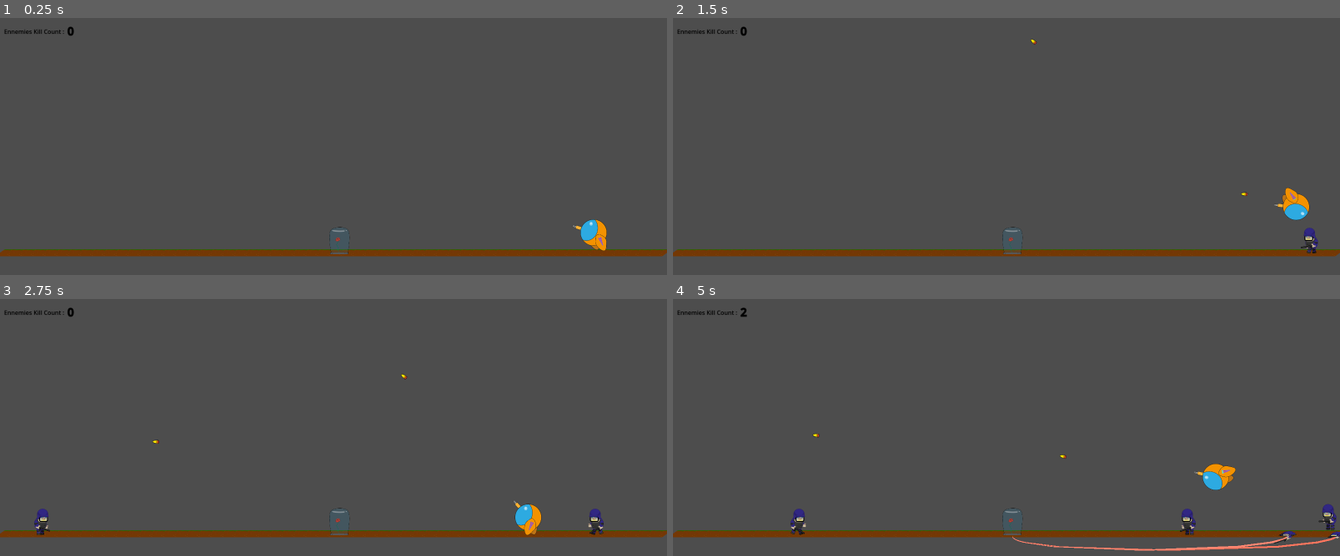
Above: before the commit, frames 1-4 (two rows, left to right).
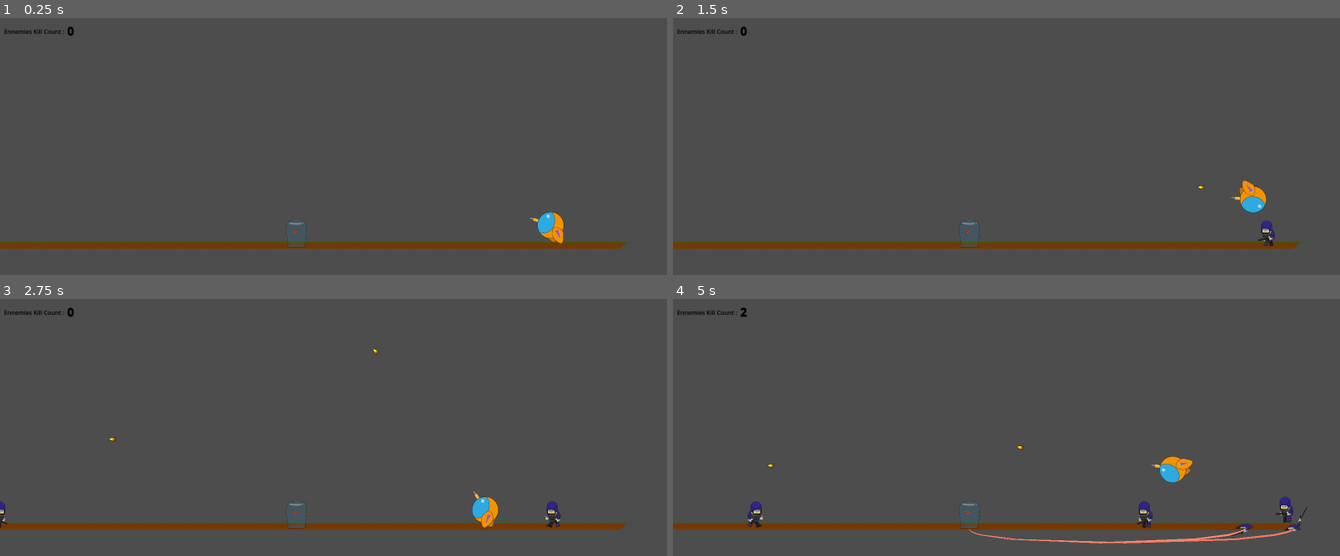
Above: after the commit, the same moments.

Repository: Jeremiejade/rose
Game: Godot game, scene res://scenes/Level/level.tscn
Same seed, same stepped clock (60 frames per second), same inputs: the game is played once before the commit and once after it. This scene is started directly instead of the project's main scene.
Inputs (mouse positions are in pixels of both pictures, inside the frame that each line leads up to):
- Up to frame 1 (0.25 s): no input
- Up to frame 2 (1.5 s): move the mouse to (1153, 138) at 0.52 s; hold D (move_right) from 0.53 s (still down); click (1153, 138) at 0.6 s; tap Space (jump) at 0.77 s; move the mouse to (873, 164) at 1.27 s; click (873, 164) at 1.35 s
- Up to frame 3 (2.75 s): tap Space (jump) at 1.52 s; move the mouse to (400, 373) at 2.02 s; release D (move_right) at 2.03 s; hold A (move_left) from 2.03 s (still down); click (400, 373) at 2.1 s
- Up to frame 4 (5 s): move the mouse to (973, 484) at 2.77 s; release A (move_left) at 2.78 s; hold D (move_right) 2.78-4.28 s; click (973, 484) at 2.85 s; tap Space (jump) at 3.02, 3.77, 4.52 s; move the mouse to (1206, 471) at 3.52 s; click (1206, 471) at 3.6 s; move the mouse to (806, 391) at 4.27 s; hold A (move_left) from 4.28 s (still down); click (806, 391) at 4.35 s

The runs differ from the first frame. In frame 1, 6.3% of the frame differs, in the area x 0-100%, y 75-93%; in frame 2, 6.7%; in frame 3, 6.6%; in frame 4, 8.0%, in the area x 0-100%, y 52-99%.

Commit message:
add camera

Diff:
--- a/scenes/Level/level.gd
+++ b/scenes/Level/level.gd
@@ -22,7 +22,7 @@
 
 func enemieKillCounter(_pos, _tar):
 	ennemyKillCount += 1
-	$SkillCountText2.text = str('[color=black][b][font_size=30]',ennemyKillCount,'[/font_size][/b][/color]' )
+	$CanvasLayer/SkillCountText2.text = str('[color=black][b][font_size=30]',ennemyKillCount,'[/font_size][/b][/color]' )
 
 func getSpawnerPosition():
 	random = rng.randf_range(-1, 1)
--- a/scenes/Level/level.tscn
+++ b/scenes/Level/level.tscn
@@ -1,6 +1,6 @@
 [gd_scene load_steps=8 format=3 uid="uid://ue6otj6bwght"]
 
-[ext_resource type="Texture2D" uid="uid://h5iq4it5kewa" path="res://scenes/assets/level_1/ground.jpg" id="1_4tl78"]
+[ext_resource type="Texture2D" uid="uid://h5iq4it5kewa" path="res://assets/level_1/ground.jpg" id="1_4tl78"]
 [ext_resource type="Script" uid="uid://bq5igbljfr1id" path="res://scenes/Level/level.gd" id="1_65260"]
 [ext_resource type="PackedScene" uid="uid://dymyjfjvgoyg5" path="res://scenes/NewPlayer/new_player.tscn" id="3_ggv0q"]
 [ext_resource type="PackedScene" uid="uid://k43skcolxlck" path="res://scenes/rose/rose.tscn" id="4_v753x"]
@@ -17,6 +17,7 @@
 script = ExtResource("1_65260")
 
 [node name="Ground" type="StaticBody2D" parent="."]
+position = Vector2(-916, -640)
 collision_layer = 7
 collision_mask = 0
 
@@ -33,17 +34,23 @@
 region_rect = Rect2(0, 0, 1800, 31.54)
 
 [node name="rose" parent="." instance=ExtResource("4_v753x")]
-position = Vector2(916, 603)
+position = Vector2(0, -37)
 scale = Vector2(0.5, 0.5)
 collision_layer = 3
 collision_mask = 0
 
 [node name="NewPlayer" parent="." instance=ExtResource("3_ggv0q")]
-position = Vector2(1602.0001, 558)
+position = Vector2(686.0001, -82)
 scale = Vector2(0.6, 0.6)
 collision_mask = 7
 
+[node name="Camera2D" type="Camera2D" parent="NewPlayer"]
+limit_left = -1000
+limit_right = 1000
+limit_bottom = 100
+
 [node name="Wall" type="StaticBody2D" parent="."]
+position = Vector2(-916, -640)
 collision_layer = 3
 physics_material_override = SubResource("PhysicsMaterial_676nv")
 
@@ -56,15 +63,17 @@
 shape = SubResource("RectangleShape2D_vlvsn")
 
 [node name="SpawnerLeft" type="Node2D" parent="."]
-position = Vector2(35, 590)
+position = Vector2(-881, -50)
 
 [node name="SpawneryRight" type="Node2D" parent="."]
-position = Vector2(1773, 590)
+position = Vector2(857, -50)
 
 [node name="SpawnerTimer" type="Timer" parent="."]
 autostart = true
 
-[node name="SkillCountText" type="RichTextLabel" parent="."]
+[node name="CanvasLayer" type="CanvasLayer" parent="."]
+
+[node name="SkillCountText" type="RichTextLabel" parent="CanvasLayer"]
 offset_left = 11.0
 offset_top = 25.0
 offset_right = 363.0
@@ -73,7 +82,7 @@
 text = "[color=black]Ennemies Kill Count :[/color]"
 scroll_active = false
 
-[node name="SkillCountText2" type="RichTextLabel" parent="."]
+[node name="SkillCountText2" type="RichTextLabel" parent="CanvasLayer"]
 offset_left = 181.0
 offset_top = 15.0
 offset_right = 489.0
